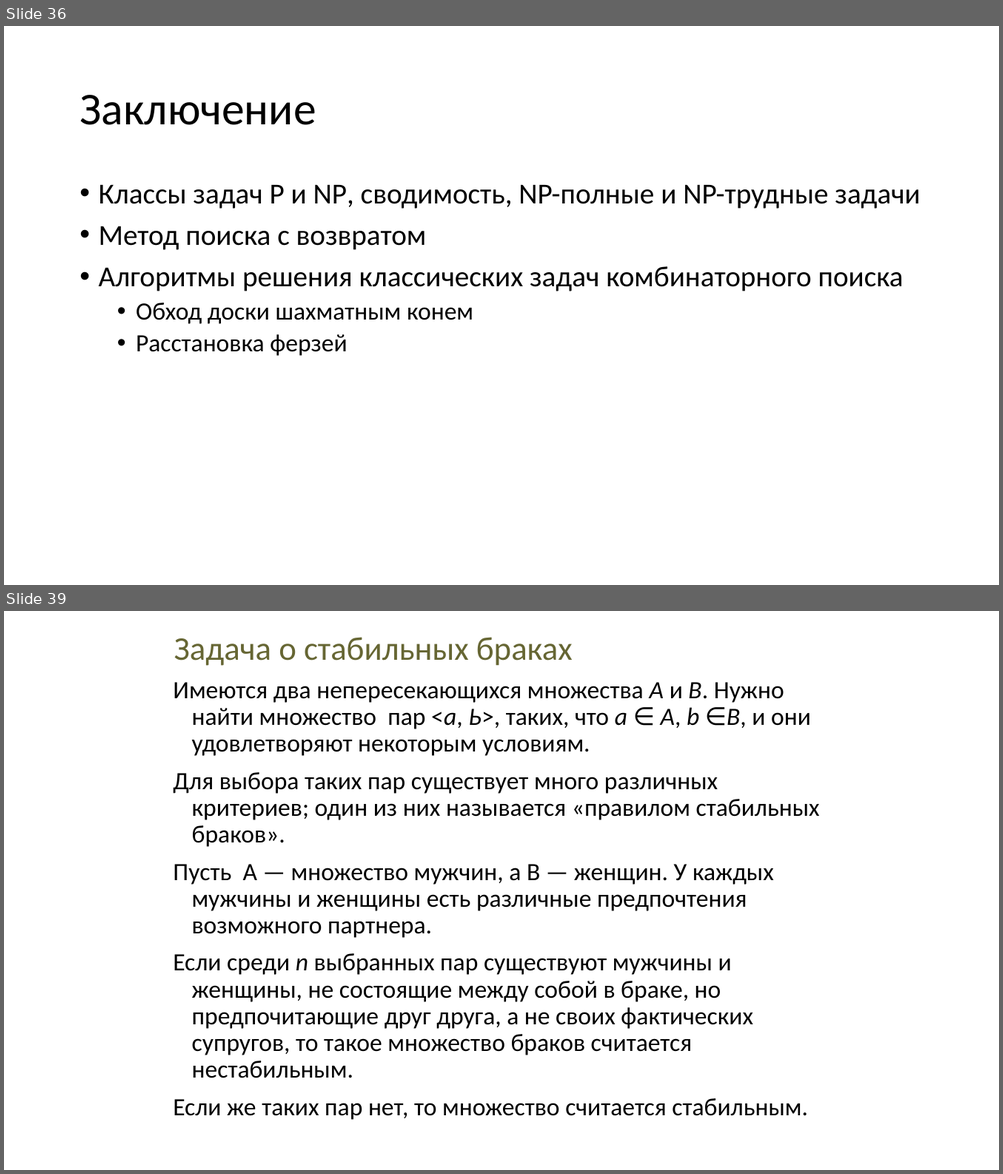
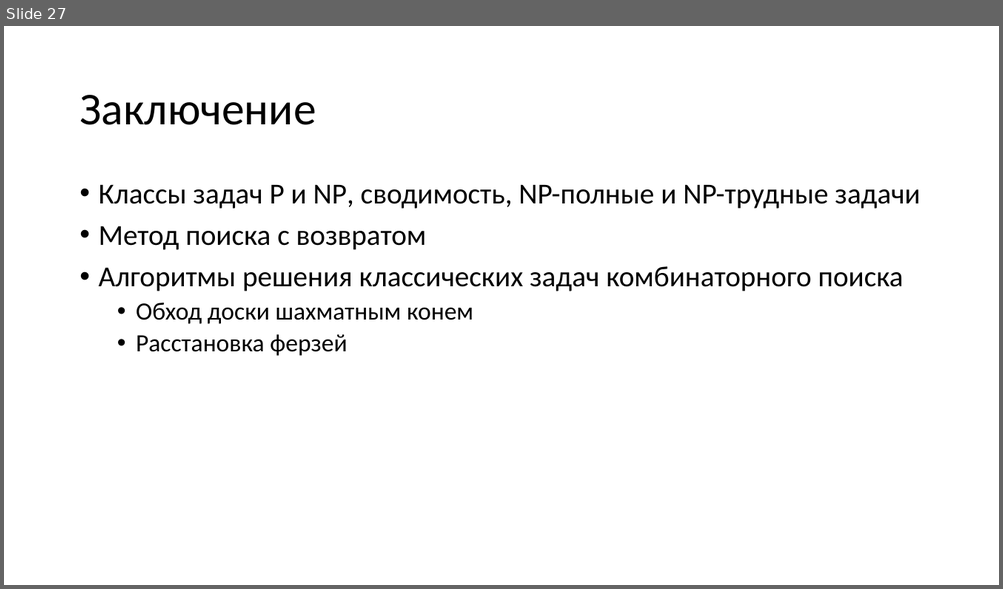
Before and after one commit to Evgueni-Petrov-aka-espetrov/Algorithms-and-Programming-in-C-pptx, a slide deck: 20 Алгоритмы с возвратом.pptx. Shown one above the other, each under a label of ours: slides 36 and 39 before the commit, slide 27 after it; the slides between them are not shown. The pictures are 1003x1174 and 1003x589 pixels, drawn with LibreOffice and Linux fonts; fonts in the diff are those of the drawing. Boxes give left, top, right and bottom in pixels: in the first picture for what was removed or moved away, otherwise in the second. Text is boxed around its words. In the diff, an @@ line names an element or a change of style, - is before the commit and + after.

```diff
--- a/20 Алгоритмы с возвратом.pptx
+++ b/20 Алгоритмы с возвратом.pptx
@@ slide 39 removed at bbox=[4, 611, 999, 1170], background #FFFFFF @@
@@ title removed at bbox=[174, 637, 572, 666] @@
-Задача о стабильных браках
@@ text removed at bbox=[173, 682, 819, 1120] @@
-Имеются два непересекающихся множества А и В. Нужно найти множество пар <а, Ь>, таких, что а ∈ A, b ∈В, и они удовлетворяют некоторым условиям.
-Для выбора таких пар существует много различных критериев; один из них называется «правилом стабильных браков».
-Пусть А — множество мужчин, а В — женщин. У каждых мужчины и женщины есть различные предпочтения возможного партнера.
-Если среди n выбранных пар существуют мужчины и женщины, не состоящие между собой в браке, но предпочитающие друг друга, а не своих фактических супругов, то такое множество браков считается нестабильным.
-Если же таких пар нет, то множество считается стабильным.
@@ what was slide 36 is now slide 27 @@
```
Also in this commit, not shown: 5 slides changed, 1 slide added, 15 other slides removed.
